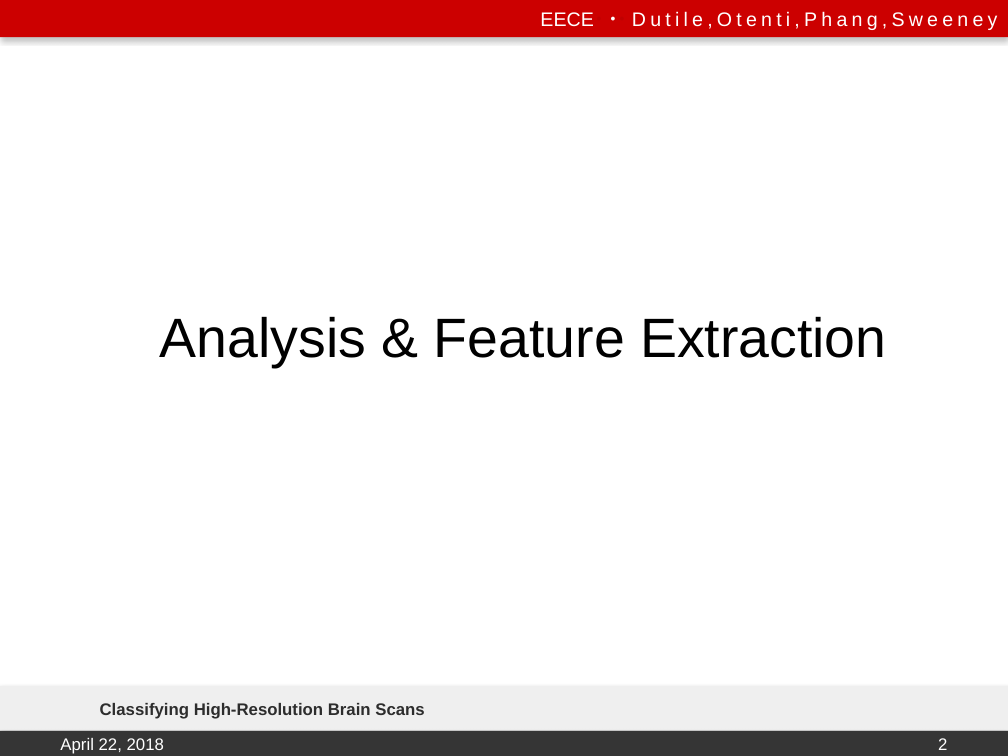
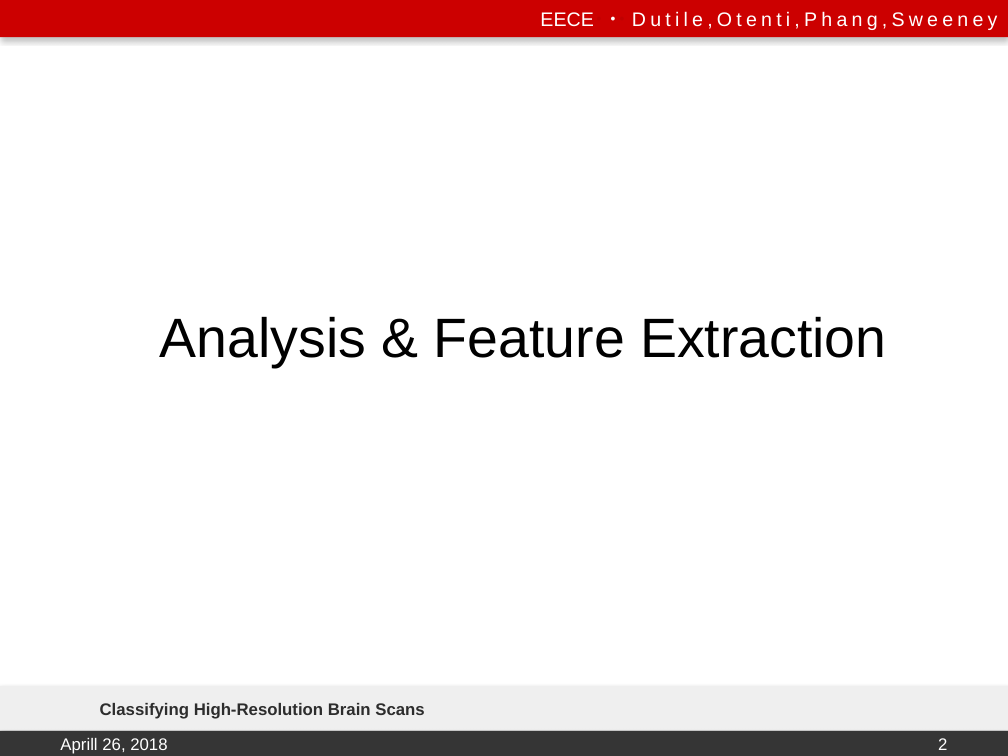
Before and after one commit to emily-jean/ml-brains, a slide deck: slide 2 of presentation/DutileOtentiPhangSweeney.pptx. Drawn at 1008x756 pixels with LibreOffice and Linux fonts; fonts in the diff are those of the drawing; background and template pictures are left out. Boxes give left, top, right and bottom in pixels: in the first picture for what was removed or moved away, otherwise in the second. Text is boxed around its words. In the diff, an @@ line names an element or a change of style, - is before the commit and + after.

```diff
--- a/presentation/DutileOtentiPhangSweeney.pptx
+++ b/presentation/DutileOtentiPhangSweeney.pptx
@@ text at bbox=[60, 738, 167, 754]: text changed @@
-April 22, 2018
+Aprill 26, 2018
```
Also in this commit, not shown: 8 other slides changed, 2 slides added, 8 other files.
